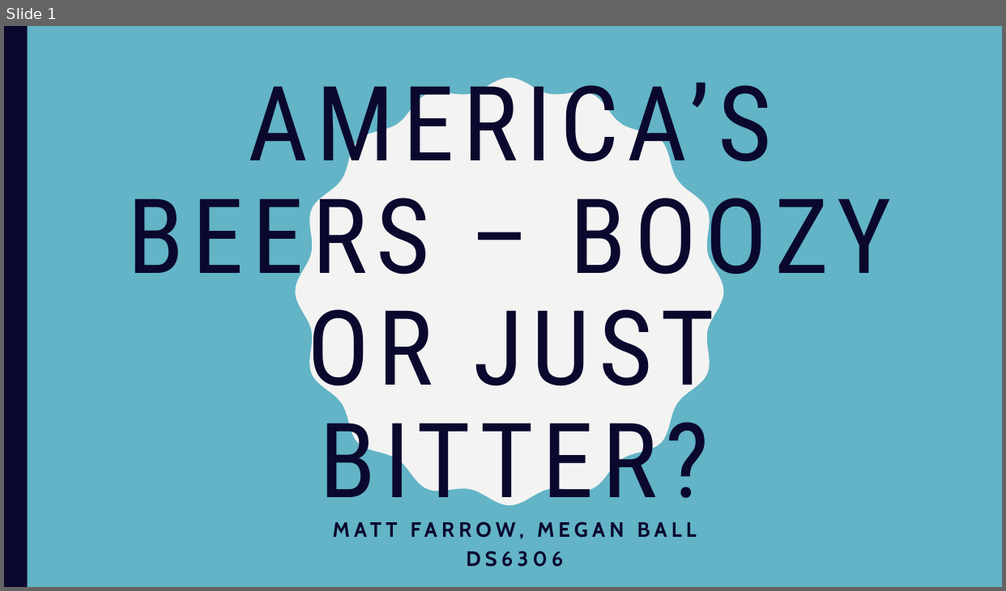
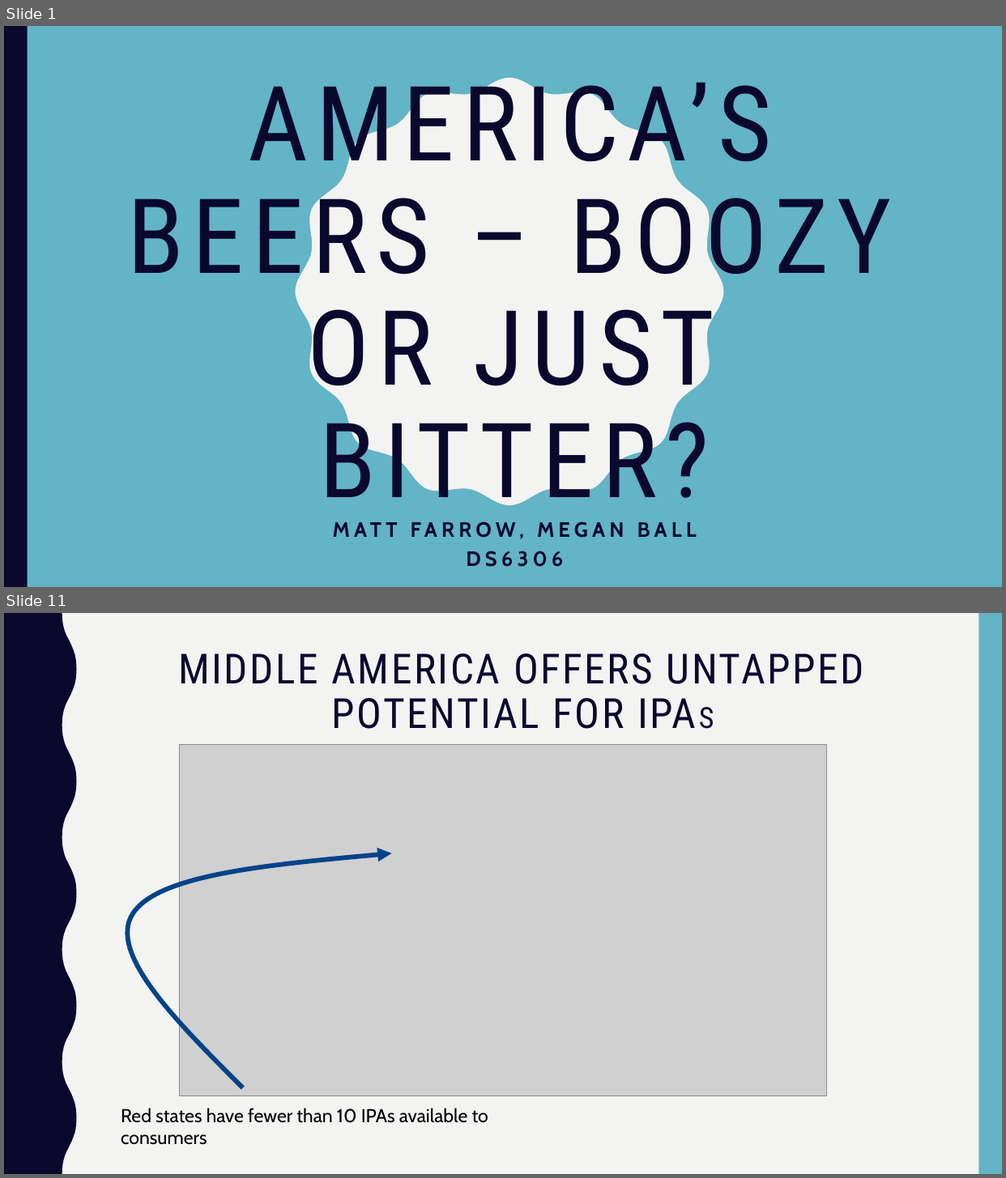
Before and after one commit to mattfarrow1/6306-project-1, a slide deck: docs/Matt_Farrow_Megan_Ball_DS6306_EDA.pptx. Shown one above the other, each under a label of ours: slide 1 before the commit, slides 1 and 11 after it; the slides between them are not shown. The pictures are 1006x591 and 1006x1178 pixels, drawn with LibreOffice and Linux fonts; fonts in the diff are those of the drawing; grey boxes stand for pictures. Boxes give left, top, right and bottom in pixels: in the first picture for what was removed or moved away, otherwise in the second. Text is boxed around its words. In the diff, an @@ line names an element or a change of style, - is before the commit and + after.

Commit message:
Clean up formatting, add higher res images, add question 9 slide

```diff
--- a/docs/Matt_Farrow_Megan_Ball_DS6306_EDA.pptx
+++ b/docs/Matt_Farrow_Megan_Ball_DS6306_EDA.pptx
@@ slide 11 added at [4, 613, 1002, 1174], background #F3F3F2 @@
@@ freeform shape added at [4, 613, 77, 1174], fill #0B082E @@
@@ rectangle added at [978, 613, 1002, 1174], fill #62B4C6 @@
@@ text added at [178, 653, 863, 729], 40 pt, text #0B082E @@
+MIDDLE AMERICA OFFERS UNTAPPED POTENTIAL FOR IPAS
@@ picture added at [179, 745, 827, 1097] @@
@@ freeform shape added at [127, 854, 392, 1088], outline #044389 4.5 pt @@
@@ text added at [121, 1108, 488, 1123], 18 pt, text #000000 @@
+Red states have fewer than 10 IPAs available to consumers
```
Also in this commit, not shown: 8 slides changed, 1 other slide added.
